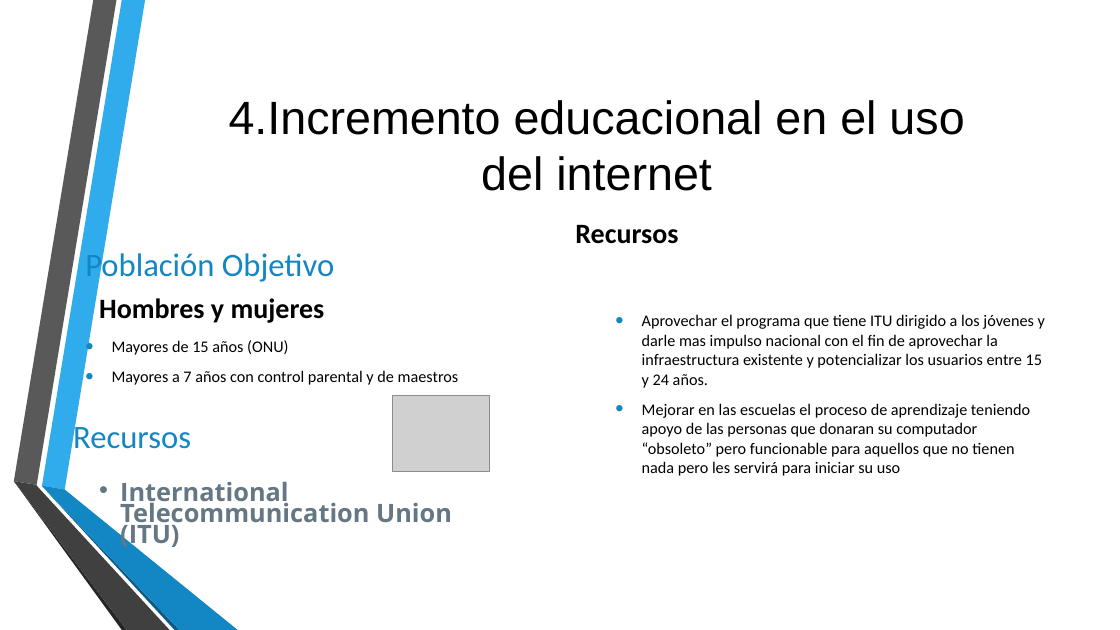
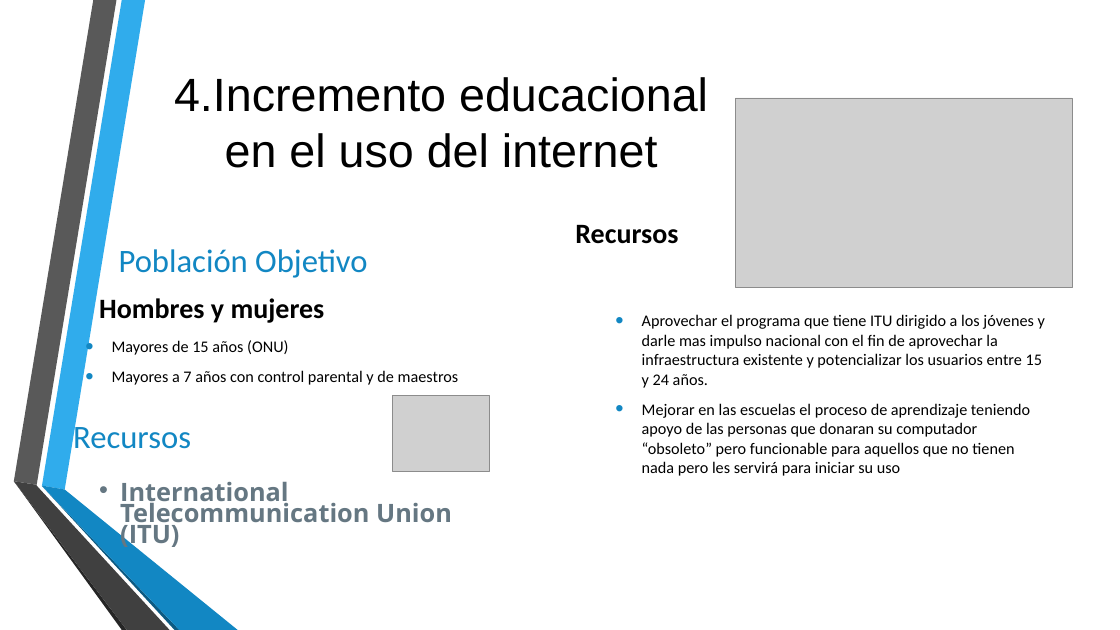
Before and after one commit to QuimeraRios/PI-2Telecomunicaciones, a slide deck: slide 13 of Proyecto Individual Victoria Rios.pptx (slide 12 before the commit). Drawn at 1120x630 pixels with LibreOffice and Linux fonts; fonts in the diff are those of the drawing; grey boxes stand for pictures; background and template pictures are left out. Boxes give left, top, right and bottom in pixels: in the first picture for what was removed or moved away, otherwise in the second. Text is boxed around its words. In the diff, an @@ line names an element or a change of style, - is before the commit and + after.

```diff
--- a/Proyecto Individual Victoria Rios.pptx
+++ b/Proyecto Individual Victoria Rios.pptx
@@ title "4.Incremento educacional en el uso ..." rewrapped from [229,100,964,191] to [174,77,708,168] @@
@@ picture added at [736,98,1073,287] @@
@@ text "Población Objetivo" rewrapped from [85,249,334,284] to [119,249,367,278] @@
```
Also in this commit, not shown: 3 other slides changed, 2 other files.
